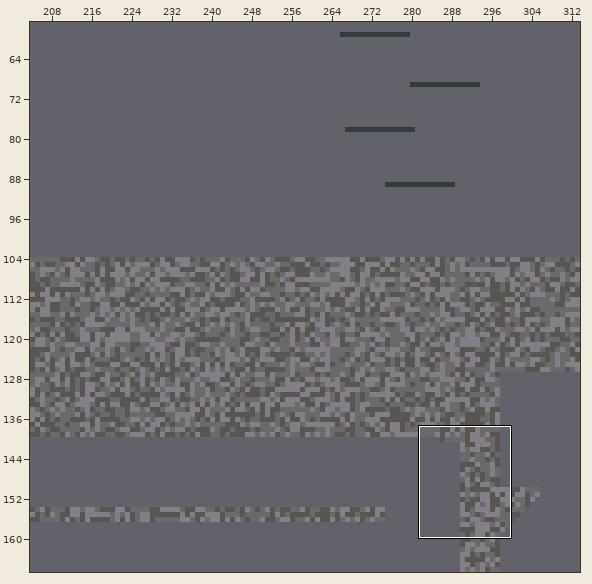
Level history. Tiled map: PartTimeSpaceHero/Resources/res/level1.tmx. The first picture is a wide view before the edit; the outline marks the close-up.
Close-up. Earlier state:
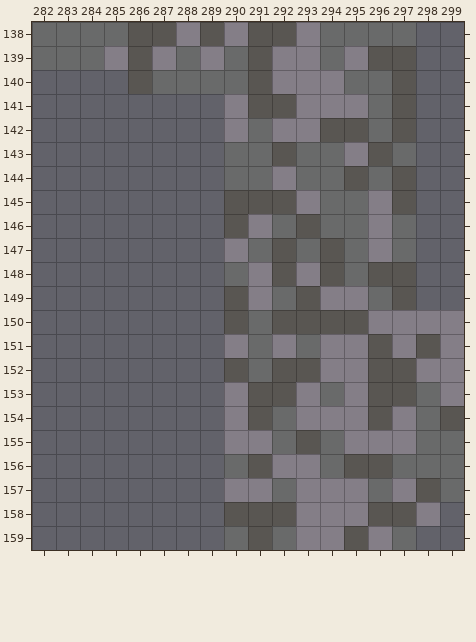
Cells are 8x8 px. Shown: x 282..299, y 138..159. The commit also changed other parts of the map, which this record leaves out.
And afterwards:
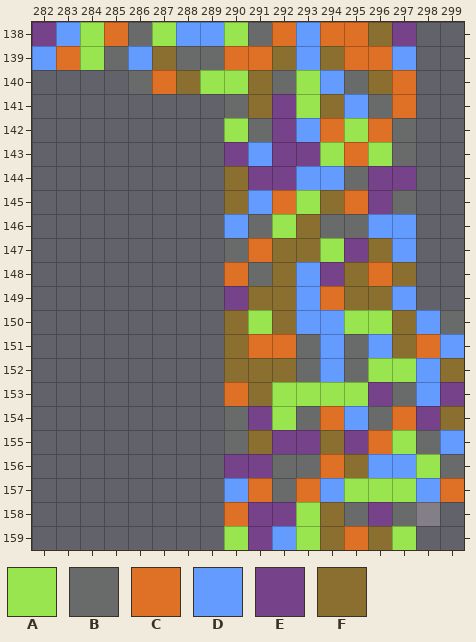
Key: from "db32_border": A 9, B 23; from "test_shapes": C 0, D 1, E 2, F 4.
_ is an empty cell.
Diff:
Changed rows in their new state; . is an unchanged cell.
Layer "wall":
first column x 282:
138 EDACBADDABCDCCFE..
139 DCABDF.BCCFDFCCD..
140 ....BCFAAFBAD.FC..
141 ........BFEAFD.C..
142 ........A.EDCACB..
143 ........EDEEACA...
144 ........FEEDDBEE..
145 ........FDCAFCEB..
146 ........DBAF..DD..
147 ........BCFFAEFD..
148 ........CBFDEFCF..
149 ........EFFDCFFD..
150 ........FAFDDAAFDB
151 ........FCC.DBDFCD
152 ........FFFBDBAADF
153 ........CFAAAAEBDE
154 ........BEABCDBCEF
155 ........BFEEFECA.D
156 ........EEBBCFDDA.
157 ........DC.CDAAADC
158 ........CEEAFBEB..
159 ........AEDAFCFA..
